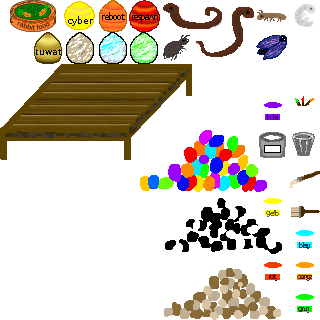
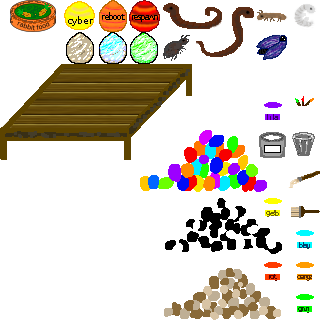
The second 320px x 320px image is a revision of the first. Changes to its layers:
removed layer "tuwat" over bbox(36, 49, 61, 55)
removed layer "ei-gold" over bbox(34, 32, 62, 64)
